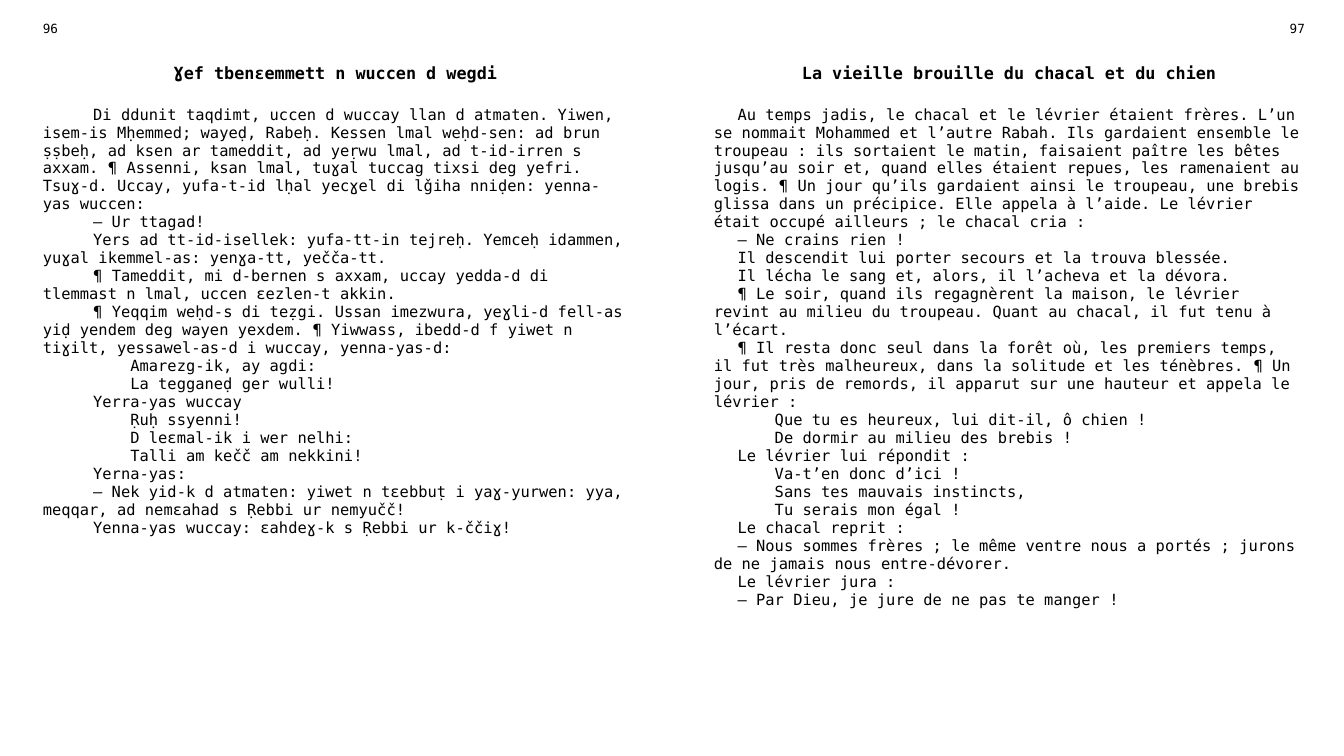
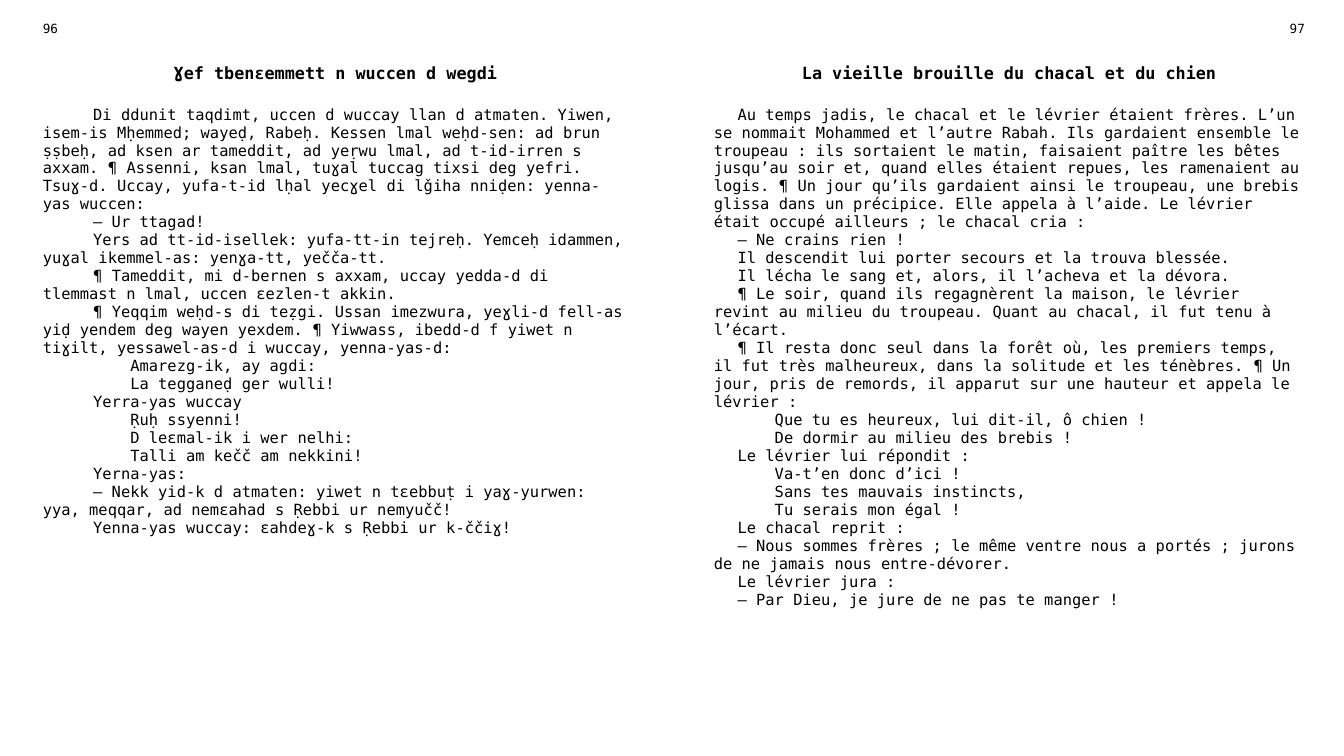
Before and after one commit to sferhah/tamacahut_n_wuccen, a slide deck: slide 46 of Uccen.ConsoleApp/Resources/pptx/uccen.pptx. Drawn at 1344x756 pixels with LibreOffice and Linux fonts; fonts in the diff are those of the drawing. Boxes give left, top, right and bottom in pixels: in the first picture for what was removed or moved away, otherwise in the second. Text is boxed around its words. In the diff, an @@ line names an element or a change of style, - is before the commit and + after.

```diff
--- a/Uccen.ConsoleApp/Resources/pptx/uccen.pptx
+++ b/Uccen.ConsoleApp/Resources/pptx/uccen.pptx
@@ table at (x1=32, y1=16, x2=1315, y2=729) @@
-row 3, column 1: Di ddunit taqdimt, uccen d wuccay llan d atmaten. Yiwen, isem-is Mḥemmed; wayeḍ, Rabeḥ. Kessen lmal weḥd-sen: ad brun ṣṣbeḥ, ad ksen ar tameddit, ad yeṛwu lmal, ad t-id-irren s axxam. ¶ Assenni, ksan lmal, tuɣal tuccag tixsi deg yefri. Tsuɣ-d. Uccay, yufa-t-id lḥal yecɣel di lǧiha nniḍen: yenna-yas wuccen: / — Ur ttagad! / Yers ad tt-id-isellek: yufa-tt-in tejreḥ. Yemceḥ idammen, yuɣal ikemmel-as: yenɣa-tt, yečča-tt. / ¶ Tameddit, mi d-bernen s axxam, uccay yedda-d di tlemmast n lmal, uccen ɛezlen-t akkin. / ¶ Yeqqim weḥd-s di teẓgi. Ussan imezwura, yeɣli-d fell-as yiḍ yendem deg wayen yexdem. ¶ Yiwwass, ibedd-d f yiwet n tiɣilt, yessawel-as-d i wuccay, yenna-yas-d: / Amarezg-ik, ay agdi: / La tegganeḍ ger wulli! / Yerra-yas wuccay / Ṛuḥ ssyenni! / D leɛmal-ik i wer nelhi: / Talli am kečč am nekkini! / Yerna-yas: / — Nek yid-k d atmaten: yiwet n tɛebbuṭ i yaɣ-yurwen: yya, meqqar, ad nemɛahad s Ṛebbi ur nemyučč! / Yenna-yas wuccay: ɛahdeɣ-k s Ṛebbi ur k-ččiɣ!
+row 3, column 1: Di ddunit taqdimt, uccen d wuccay llan d atmaten. Yiwen, isem-is Mḥemmed; wayeḍ, Rabeḥ. Kessen lmal weḥd-sen: ad brun ṣṣbeḥ, ad ksen ar tameddit, ad yeṛwu lmal, ad t-id-irren s axxam. ¶ Assenni, ksan lmal, tuɣal tuccag tixsi deg yefri. Tsuɣ-d. Uccay, yufa-t-id lḥal yecɣel di lǧiha nniḍen: yenna-yas wuccen: / — Ur ttagad! / Yers ad tt-id-isellek: yufa-tt-in tejreḥ. Yemceḥ idammen, yuɣal ikemmel-as: yenɣa-tt, yečča-tt. / ¶ Tameddit, mi d-bernen s axxam, uccay yedda-d di tlemmast n lmal, uccen ɛezlen-t akkin. / ¶ Yeqqim weḥd-s di teẓgi. Ussan imezwura, yeɣli-d fell-as yiḍ yendem deg wayen yexdem. ¶ Yiwwass, ibedd-d f yiwet n tiɣilt, yessawel-as-d i wuccay, yenna-yas-d: / Amarezg-ik, ay agdi: / La tegganeḍ ger wulli! / Yerra-yas wuccay / Ṛuḥ ssyenni! / D leɛmal-ik i wer nelhi: / Talli am kečč am nekkini! / Yerna-yas: / — Nekk yid-k d atmaten: yiwet n tɛebbuṭ i yaɣ-yurwen: yya, meqqar, ad nemɛahad s Ṛebbi ur nemyučč! / Yenna-yas wuccay: ɛahdeɣ-k s Ṛebbi ur k-ččiɣ!
```
Also in this commit, not shown: 21 other slides changed, 7 other files.
